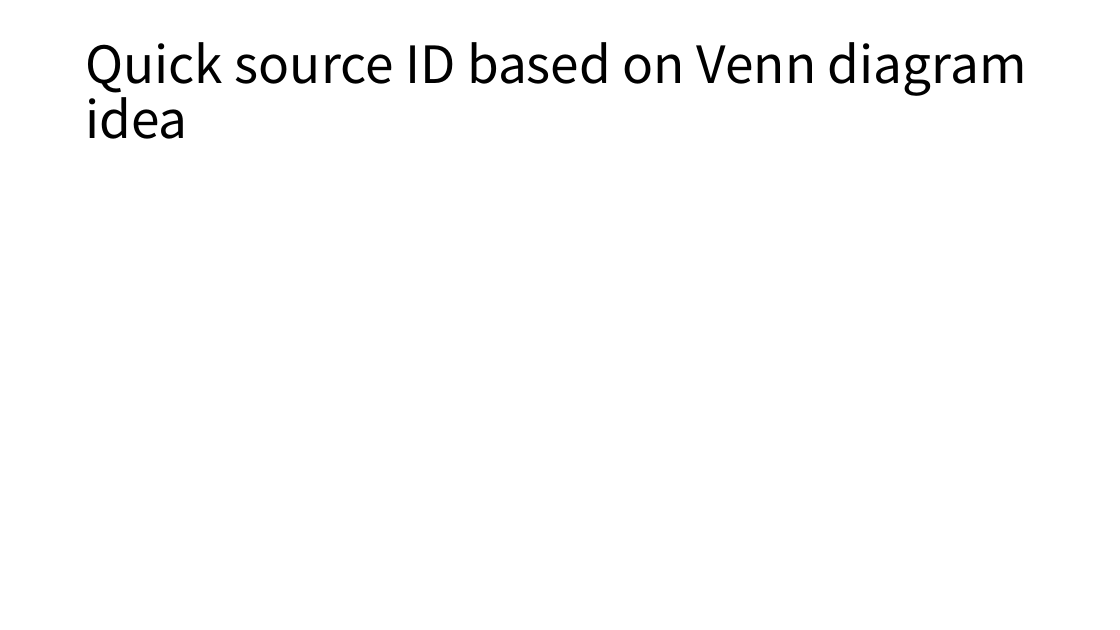
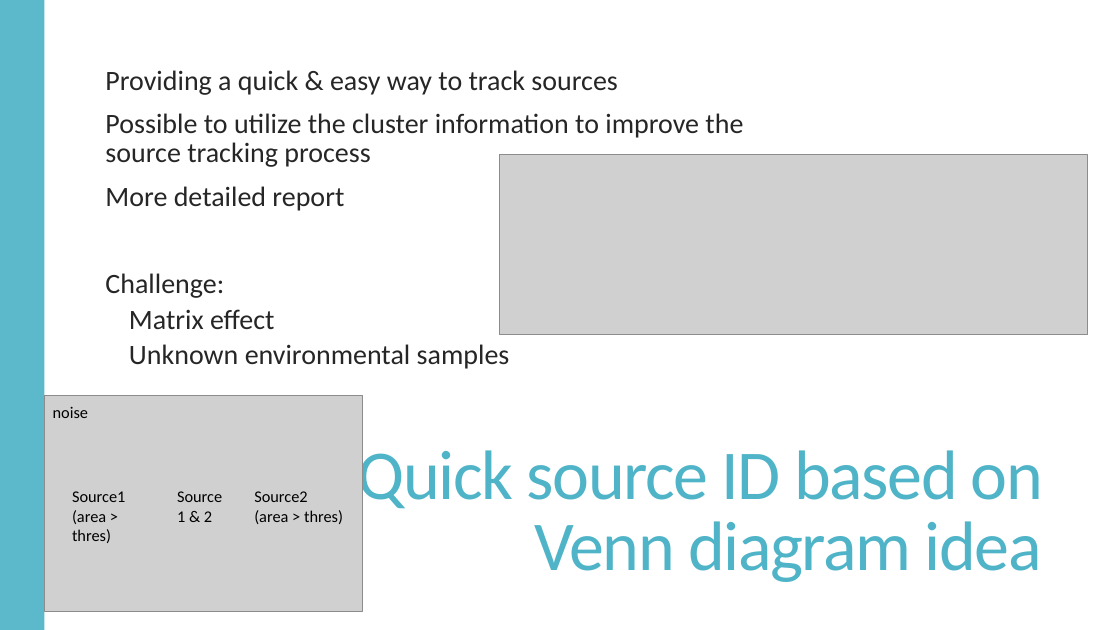
Before and after one commit to XiminHu/mass-suite, a slide deck: slide 17 of doc/20200619 Capstone-Second phase update.pptx (slide 15 before the commit). Drawn at 1120x630 pixels with LibreOffice and Linux fonts; fonts in the diff are those of the drawing; grey boxes stand for pictures. Boxes give left, top, right and bottom in pixels: in the first picture for what was removed or moved away, otherwise in the second. Text is boxed around its words. In the diff, an @@ line names an element or a change of style, - is before the commit and + after.

```diff
--- a/doc/20200619 Capstone-Second phase update.pptx
+++ b/doc/20200619 Capstone-Second phase update.pptx
@@ rectangle added at [0, 0, 45, 630], fill #50B4C8 at 93% opacity @@
@@ text added at [105, 70, 743, 369], 24 pt, text #262626 @@
+  Providing a quick & easy way to track sources
+  Possible to utilize the cluster information to improve the source tracking process
+  More detailed report
+  Challenge:
+    Matrix effect
+    Unknown environmental samples
@@ picture added at [499, 155, 1088, 335] @@
@@ title "Quick source ID based on ...": place and size @@
-title "Quick source ID based on ..." at [85, 42, 1027, 139]
+title "Quick source ID based on ..." at [358, 440, 1043, 582]
@@ title "Quick source ID based on ..." at [358, 440, 1043, 582]: size 44 to 60 pt, font Noto Sans CJK SC to Calibri, text colour #000000 to #50B4C8, letter spacing 0 to -1.2 pt; alignment left to right; line spacing 0.9 to 0.85; vertical alignment middle to bottom @@
@@ group added at [45, 395, 363, 611]: 4 texts, 1 picture @@
+noise
+Source1
+(area > thres)
+Source
+1 & 2
+Source2
+(area > thres)
```
Also in this commit, not shown: 9 other slides changed, 9 slides added, 10 slides removed, 6 other files.
